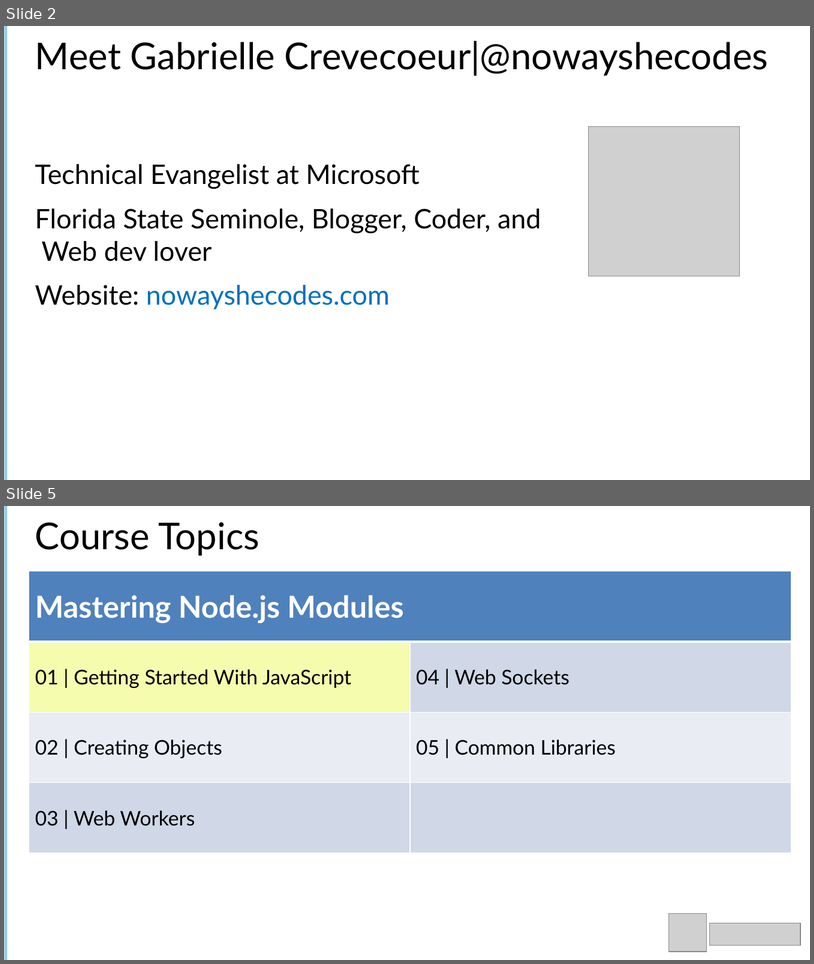
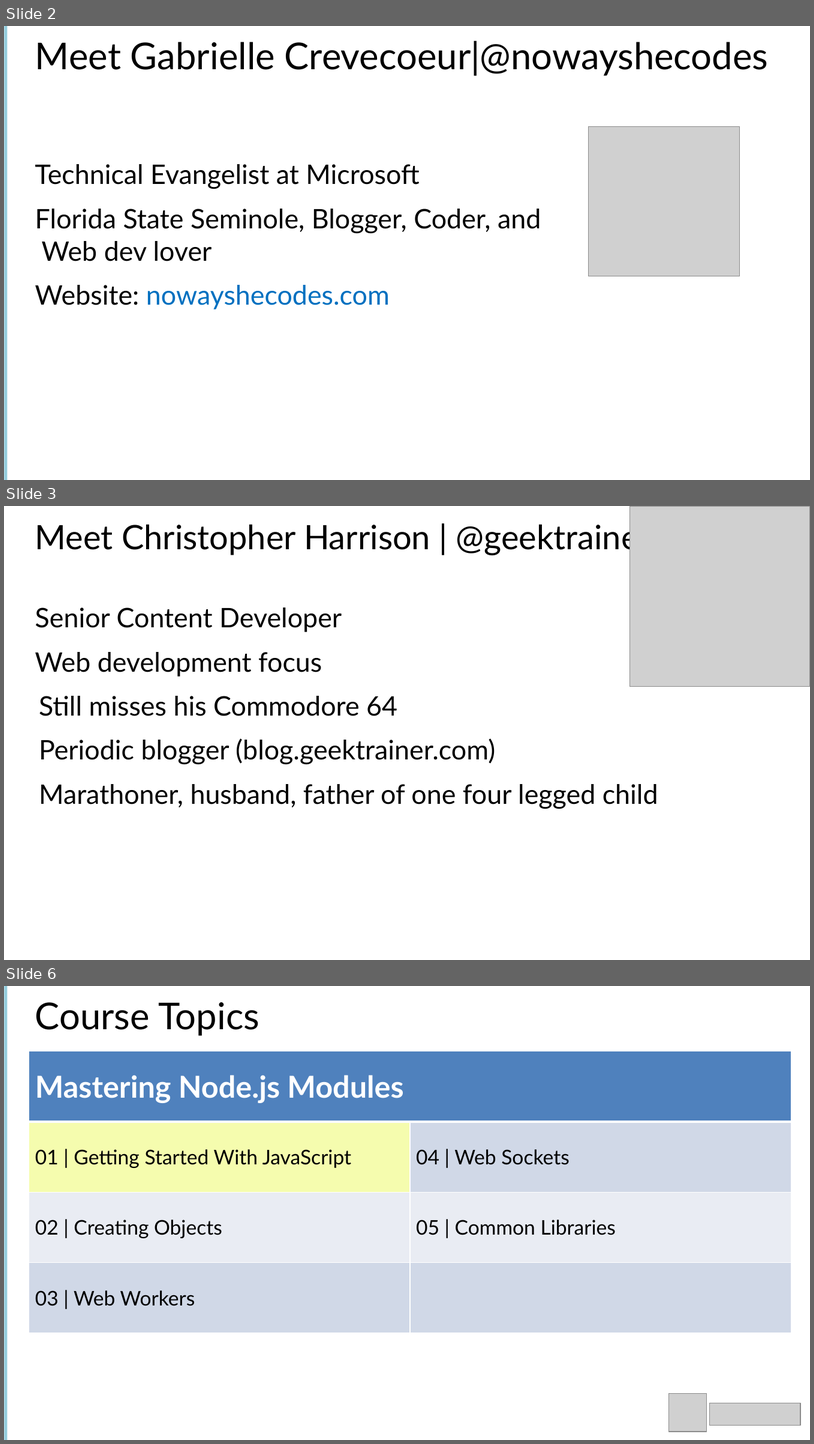
Before and after one commit to Amart85/JavaScript-Experienced-Developers, a slide deck: Slides/Module 1 -Getting Started With JavaScript.pptx. Shown one above the other, each under a label of ours: slides 2 and 5 before the commit, slides 2, 3 and 6 after it; the slides between them are not shown. The pictures are 814x964 and 814x1444 pixels, drawn with LibreOffice and Linux fonts; fonts in the diff are those of the drawing; grey boxes stand for pictures. Boxes give left, top, right and bottom in pixels: in the first picture for what was removed or moved away, otherwise in the second. Text is boxed around its words. In the diff, an @@ line names an element or a change of style, - is before the commit and + after.

```diff
--- a/Slides/Module 1 -Getting Started With JavaScript.pptx
+++ b/Slides/Module 1 -Getting Started With JavaScript.pptx
@@ slide 3 added at [4,506,810,960], background #FFFFFF @@
@@ title added at [35,520,651,555], 40 pt, text #000000 @@
+Meet Christopher Harrison | @geektrainer
@@ picture added at [630,506,810,686] @@
@@ text added at [35,607,659,809], 32 pt, text #000000 @@
+Senior Content Developer
+Web development focus
+Still misses his Commodore 64
+Periodic blogger (blog.geektrainer.com)
+Marathoner, husband, father of one four legged child
@@ what was slide 5 is now slide 6 @@
```
Also in this commit, not shown: 1 slide changed, 1 other slide added, 1 slide removed.
